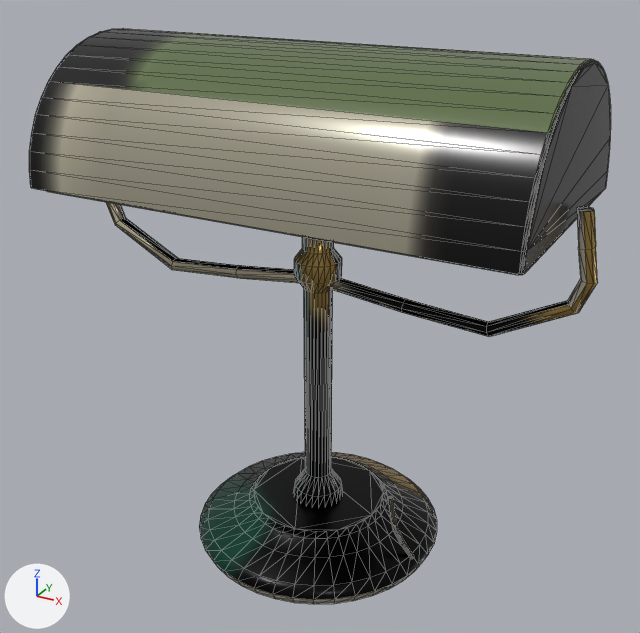
The glTF model game/offices/assets/crafted/lamp-02.gltf: old version first, new version second.
Both versions are drawn from a 50 mm lens placed at (0.39, -0.705, 0.612), pointed at (0.002, 0.001, 0.259). Arrows for +X, +Y and +Z are at lower left; the lights stay in place. The first picture is the older version. Mesh edges are drawn as thin lines. Vertices at exactly the same position are counted once.

Names of what the first picture shows: 'lamp-02'.
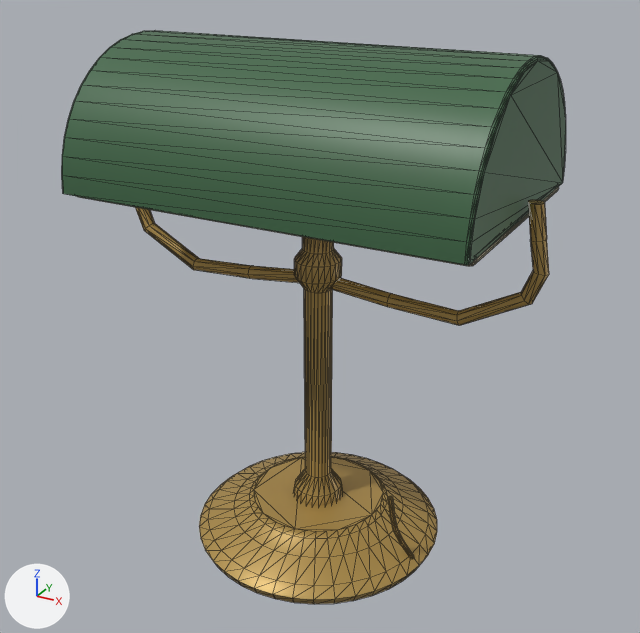
What changed in the scene script:
```text
Change mat_satin_brass:
    mat_satin_brass.metallic: 0.72 -> 0.28
    mat_satin_brass.roughness: 0.27 -> 0.44
Change mat_lamp_fired_enamel_1:
    mat_lamp_fired_enamel_1.metallic: 0.16 -> 0.03
    mat_lamp_fired_enamel_1.roughness: 0.24 -> 0.44
Change me_turned_profile_003:
    used by ob_lamp_02; location = (0.0, 0.0, 0.0)
    remove me_turned_profile_003.from_pydata(...)  # 912 vertices, 1786 faces; spans x -0.262..0.262, y -0.13..0.13, z 0.0..0.52
    add me_turned_profile_003.from_pydata(...)  # 912 vertices, 1786 faces; spans x -0.222..0.222, y -0.13..0.13, z 0.0..0.52
    me_turned_profile_003 part 1: the loose piece of 200 vertices spanning x -0.235..0.235, y -0.13..0.13, z 0.39..0.52 is scaled about its middle by (0.829, 1, 1)
    me_turned_profile_003 part 2: the loose piece of 96 vertices spanning x -0.233..0.233, y -0.117..0.117, z 0.383..0.395 is scaled about its middle by (0.837, 1, 1)
    me_turned_profile_003 part 3: all 32 vertices in x 0.238..0.262, y -0.007..0.007, z 0.315..0.405 are moved by (-0.04, 0.0, 0.0)
    me_turned_profile_003 part 4: all 8 vertices in x 0.173..0.175, y -0.007..0.007, z 0.277..0.29 are moved by (-0.028, 0.0, 0.005)
    me_turned_profile_003 part 5: all 8 vertices in x 0.091..0.092, y -0.007..0.007, z 0.283..0.296 are moved by (-0.015, 0.0, 0.002)
    me_turned_profile_003 part 6: all 8 vertices in x -0.092..-0.091, y -0.007..0.007, z 0.283..0.296 are moved by (0.015, 0.0, 0.002)
    me_turned_profile_003 part 7: all 8 vertices in x -0.175..-0.173, y -0.007..0.007, z 0.277..0.29 are moved by (0.028, 0.0, 0.005)
    me_turned_profile_003 part 8: all 32 vertices in x -0.262..-0.238, y -0.007..0.007, z 0.315..0.405 are moved by (0.04, 0.0, 0.0)
    me_turned_profile_003 part 9: 1742 kept faces spanning x -0.222..0.222, y -0.13..0.13, z 0.0..0.52 get new texture (UV) coordinates
```

Boxes [x1, y1, x2, y2] around the edits, measured in the pictures (640 x 633 px; the box of a moved part takes in the faces that stretch with it):
'lamp-02', surface changed, reshaped (13% narrower)
    before: [29, 28, 611, 604]
    after: [62, 31, 566, 604]
part 1 of me_turned_profile_003, moved or reshaped
    before: [29, 28, 611, 275]
    after: [62, 31, 566, 265]
part 2 of me_turned_profile_003, moved or reshaped
    before: [47, 191, 519, 275]
    after: [77, 187, 559, 266]
part 3 of me_turned_profile_003, moved or reshaped
    before: [568, 207, 598, 313]
    after: [521, 200, 549, 304]
part 4 of me_turned_profile_003, moved or reshaped
    before: [486, 300, 576, 337]
    after: [457, 292, 530, 325]
part 5 of me_turned_profile_003, moved or reshaped
    before: [330, 278, 488, 336]
    after: [330, 278, 458, 325]
part 6 of me_turned_profile_003, moved or reshaped
    before: [236, 265, 299, 283]
    after: [248, 266, 299, 283]
part 7 of me_turned_profile_003, moved or reshaped
    before: [115, 218, 239, 278]
    after: [144, 223, 251, 278]
part 8 of me_turned_profile_003, moved or reshaped (mostly hidden)
    before: [106, 202, 126, 224]
    after: [135, 207, 155, 230]
part 9 of me_turned_profile_003, surface changed
    before: [29, 28, 611, 604]
    after: [62, 31, 566, 604]
